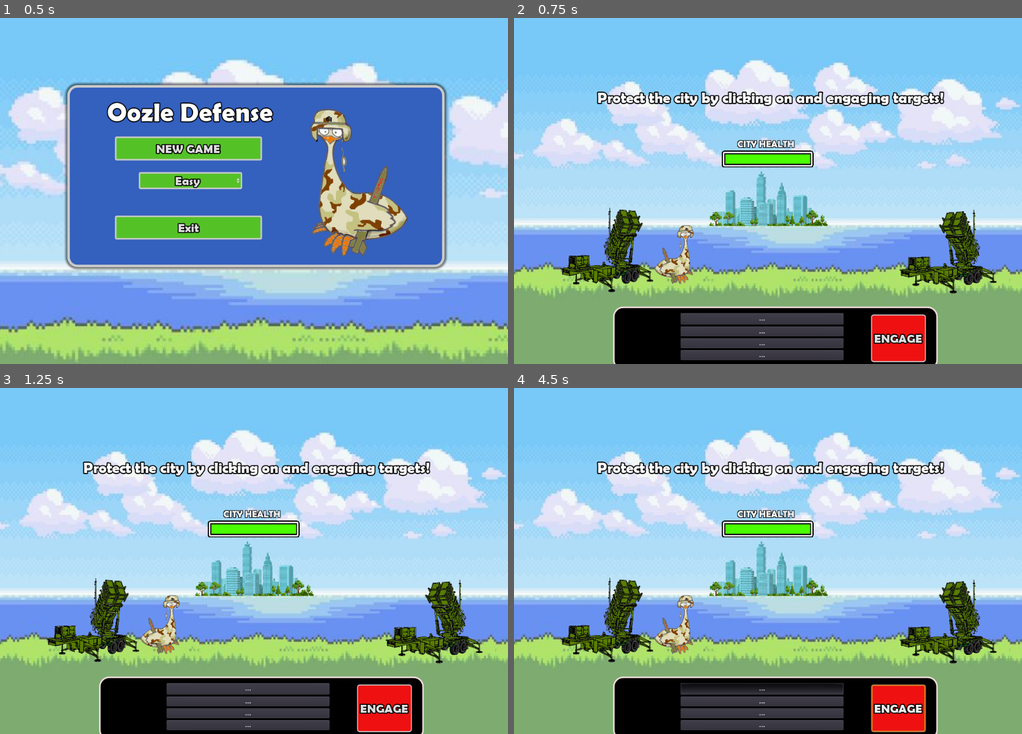
Above: before the commit, frames 1-4 (two rows, left to right).
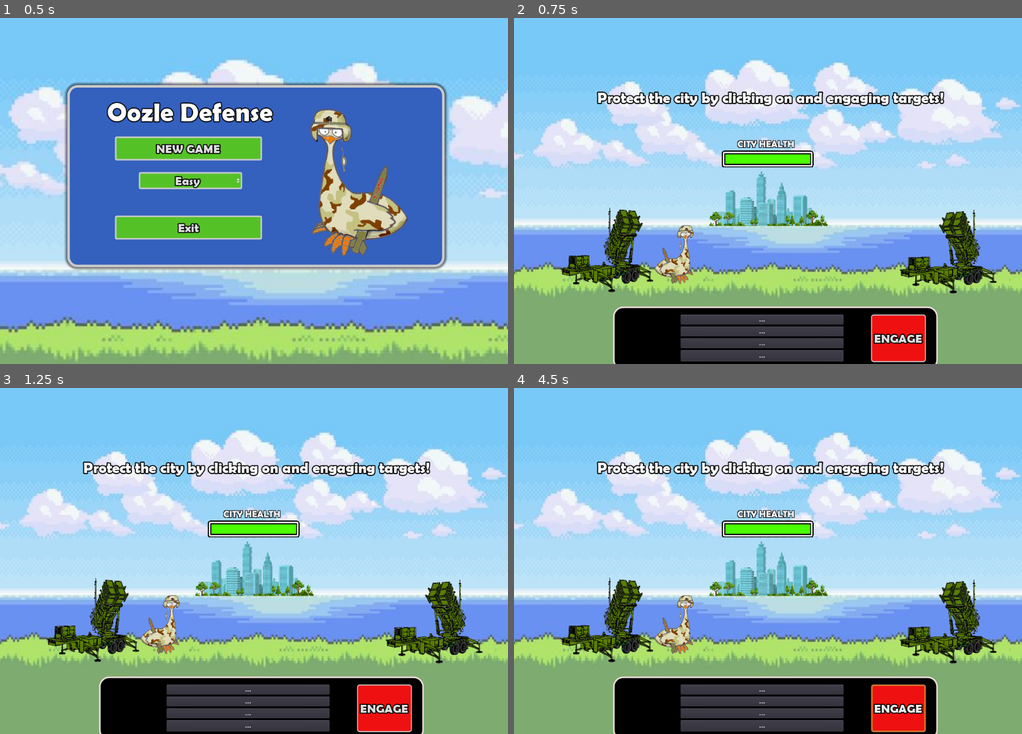
Above: after the commit, the same moments.

Repository: bktiel/oozlefinch
Game: Godot game, scene res://MainMenu.tscn
Two runs of this game, one before a commit and one after it. Both use one fixed random seed, a clock stepped at 60 frames per second and the inputs below.
Inputs:
- Up to frame 1 (0.5 s): no input
- Up to frame 2 (0.75 s): click "NEW GAME" at 0.5 s
- Up to frame 3 (1.25 s): no input
- Up to frame 4 (4.5 s): click "..." at 1.25 s; click "..." at 2 s; click "..." at 2.75 s; click "..." at 3.5 s; click "ENGAGE" at 4.25 s

Frame 1 is identical in both runs. In frame 2, 0.3% of the frame differs, in the area x 32-65%, y 85-100%; in frame 3, 0.3%; in frame 4, 0.7%.

Commit message:
final tweaks before initial release

Diff:
--- a/AnswerPanel.gd
+++ b/AnswerPanel.gd
@@ -10,6 +10,15 @@
 func _ready():
 	pass
 
+func _process(delta):
+	if Input.is_action_pressed("option1"):
+		_on_lblAnswer1_pressed()
+	elif Input.is_action_pressed("option2"):
+		_on_lblAnswer2_pressed()
+	elif Input.is_action_pressed("option3"):
+		_on_lblAnswer3_pressed()
+	elif Input.is_action_pressed("option4"):
+		_on_lblAnswer4_pressed()
 
 
 func set_question_answers(array,row_index):
@@ -27,14 +36,14 @@
 	# others
 	for i in range(4):
 		if i==correct:
-			labels[i].text=array[row_index][1]
+			labels[i].text="%d) %s " % [i+1,array[row_index][1]]
 			continue
 		var falseAnswer=floor(randi()%array.size())
 		while(used_answers.has(falseAnswer)):
 			randomize()
 			falseAnswer=floor(randi()%array.size())
 		used_answers.push_back(falseAnswer)
-		labels[i].text=array[falseAnswer][1]
+		labels[i].text="%d) %s " % [i+1,array[falseAnswer][1]]
 
 func reset_buttons():
 	for i in range(4):
--- a/MainMenu.gd
+++ b/MainMenu.gd
@@ -15,3 +15,7 @@
 	get_node("/root/Global").difficulty=$Panel/optDifficulty.selected
 	get_node("/root/Global").difficultyString=$Panel/optDifficulty.text
 	get_tree().change_scene("res://main.tscn")
+
+
+func _on_btnQuit_pressed():
+	get_tree().quit()
--- a/MainMenu.tscn
+++ b/MainMenu.tscn
@@ -78,3 +78,4 @@
 text = "Oozle Defense"
 
 [connection signal="pressed" from="Panel/btnNewGame" to="." method="_on_btnNewGame_pressed"]
+[connection signal="pressed" from="Panel/btnQuit" to="." method="_on_btnQuit_pressed"]
--- a/Missile.gd
+++ b/Missile.gd
@@ -45,7 +45,7 @@
 	dead=true
 	$labelHolder.hide()
 	# if homing, remove
-	if(pursuer):
+	if(is_instance_valid(pursuer)):
 		pursuer.queue_free()
 	$AnimatedSprite.scale= Vector2(0.8,0.8)
 	self.set_deferred("mode","MODE_CHARACTER")
--- a/PatriotMissile.gd
+++ b/PatriotMissile.gd
@@ -27,6 +27,10 @@
 		return
 	else:
 		look_at(target.position)
+	# shrink over time
+	scale.x=clamp(scale.x-0.01,0.5,1)
+	scale.y=clamp(scale.y-0.01,0.5,1)
+
 	velocity=Vector2(300,0).rotated(rotation)
 	position += velocity * delta
 
--- a/main.gd
+++ b/main.gd
@@ -28,6 +28,7 @@
 	new_game()
 
 func new_game():
+	randomize()
 	$filter.hide()
 	$panGameOver.hide()
 	$MissileTimer.wait_time-=difficulty
@@ -41,6 +42,10 @@
 	$CityHealth.value=5
 	$Player.start($playerStart.position)
 
+	#var altChance=ceil(randi()%3)
+	#if altChance<=1:
+	#	var stream=load("res://music/%s.ogg"%"funky")
+	#	$AudioStreamPlayer.set_stream(stream)
 	$AudioStreamPlayer.play(0)
 	print("starting timer")
 	questions=load_questions()
@@ -127,6 +132,7 @@
 	#	$AnswerPanel.set_question_answers(questions,pendingQuestions.front()[0])
 
 func game_over():
+	$AudioStreamPlayer.stop()
 	$MissileTimer.stop()
 	# this is a dumb way to do it but w/e
 	for eny in incoming:
@@ -143,7 +149,7 @@
 
 func _on_MissileTimer_timeout():
 	cycles+=1
-	$MissileTimer.wait_time=clamp($MissileTimer.wait_time-(cycles/50),2,100)
+	$MissileTimer.wait_time=clamp($MissileTimer.wait_time-(cycles/40),2,100)
 	get_question()
 
 func load_questions():
@@ -161,7 +167,7 @@
 
 
 func engage():
-	var side=randf()*4
+	var side=randf()*5
 	if side<=1:
 		$Player.firing=true
 	else:
@@ -185,8 +191,15 @@
 
 # city damaged, update HP
 func _on_City1_city_damaged():
+	# show filter
+	$damagefilter.show()
+	position.y-=10
 	play_sound($City1.position,"explode")
 	$CityHealth.value-=1
+	yield(get_tree().create_timer(0.15), "timeout")
+	position.y+=10
+	$damagefilter.hide()
+
 	if $City1.health<1:
 		$CityHealth.hide()
 		$filter.show()
--- a/main.tscn
+++ b/main.tscn
@@ -17,6 +17,7 @@
 [ext_resource path="res://default_theme.tres" type="Theme" id=15]
 [ext_resource path="res://fonts/BerlinDemi.tres" type="DynamicFont" id=16]
 [ext_resource path="res://fonts/Berlin Sans FB Demi Bold.ttf" type="DynamicFontData" id=17]
+[ext_resource path="res://art/redpixel.png" type="Texture" id=18]
 [ext_resource path="res://main.gd" type="Script" id=31]
 
 [sub_resource type="RectangleShape2D" id=1]
@@ -169,21 +170,21 @@
 [node name="lblAnswer1" type="Button" parent="AnswerPanel"]
 material = SubResource( 3 )
 margin_left = 136.0
+margin_top = 16.0
+margin_right = 464.0
+margin_bottom = 36.0
+toggle_mode = true
+text = "..."
+
+[node name="lblAnswer2" type="Button" parent="AnswerPanel"]
+material = SubResource( 3 )
+margin_left = 136.0
 margin_top = 40.0
 margin_right = 464.0
 margin_bottom = 60.0
 toggle_mode = true
 text = "..."
 
-[node name="lblAnswer2" type="Button" parent="AnswerPanel"]
-material = SubResource( 3 )
-margin_left = 136.0
-margin_top = 88.0
-margin_right = 464.0
-margin_bottom = 108.0
-toggle_mode = true
-text = "..."
-
 [node name="lblAnswer3" type="Button" parent="AnswerPanel"]
 material = SubResource( 3 )
 margin_left = 136.0
@@ -196,9 +197,9 @@
 [node name="lblAnswer4" type="Button" parent="AnswerPanel"]
 material = SubResource( 3 )
 margin_left = 136.0
-margin_top = 13.0
+margin_top = 88.0
 margin_right = 464.0
-margin_bottom = 36.0
+margin_bottom = 111.0
 toggle_mode = true
 text = "..."
 
@@ -225,6 +226,7 @@
 script = ExtResource( 14 )
 
 [node name="txtReticle" type="TextureRect" parent="reticle"]
+visible = false
 margin_left = 1112.0
 margin_top = 216.0
 margin_right = 1176.0
@@ -239,6 +241,16 @@
 margin_bottom = 737.0
 mouse_filter = 2
 texture = ExtResource( 9 )
+expand = true
+
+[node name="damagefilter" type="TextureRect" parent="."]
+visible = false
+margin_left = -14.0
+margin_top = -14.0
+margin_right = 1059.0
+margin_bottom = 737.0
+mouse_filter = 2
+texture = ExtResource( 18 )
 expand = true
 
 [node name="AudioStreamPlayer" type="AudioStreamPlayer" parent="."]
--- a/project.godot
+++ b/project.godot
@@ -29,6 +29,33 @@
 
 common/drop_mouse_on_gui_input_disabled=true
 
+[input]
+
+option1={
+"deadzone": 0.5,
+"events": [ Object(InputEventKey,"resource_local_to_scene":false,"resource_name":"","device":0,"alt":false,"shift":false,"control":false,"meta":false,"command":false,"pressed":false,"scancode":49,"physical_scancode":0,"unicode":0,"echo":false,"script":null)
+, Object(InputEventKey,"resource_local_to_scene":false,"resource_name":"","device":0,"alt":false,"shift":false,"control":false,"meta":false,"command":false,"pressed":false,"scancode":16777351,"physical_scancode":0,"unicode":0,"echo":false,"script":null)
+ ]
+}
+option2={
+"deadzone": 0.5,
+"events": [ Object(InputEventKey,"resource_local_to_scene":false,"resource_name":"","device":0,"alt":false,"shift":false,"control":false,"meta":false,"command":false,"pressed":false,"scancode":50,"physical_scancode":0,"unicode":0,"echo":false,"script":null)
+, Object(InputEventKey,"resource_local_to_scene":false,"resource_name":"","device":0,"alt":false,"shift":false,"control":false,"meta":false,"command":false,"pressed":false,"scancode":16777352,"physical_scancode":0,"unicode":0,"echo":false,"script":null)
+ ]
+}
+option3={
+"deadzone": 0.5,
+"events": [ Object(InputEventKey,"resource_local_to_scene":false,"resource_name":"","device":0,"alt":false,"shift":false,"control":false,"meta":false,"command":false,"pressed":false,"scancode":51,"physical_scancode":0,"unicode":0,"echo":false,"script":null)
+, Object(InputEventKey,"resource_local_to_scene":false,"resource_name":"","device":0,"alt":false,"shift":false,"control":false,"meta":false,"command":false,"pressed":false,"scancode":16777353,"physical_scancode":0,"unicode":0,"echo":false,"script":null)
+ ]
+}
+option4={
+"deadzone": 0.5,
+"events": [ Object(InputEventKey,"resource_local_to_scene":false,"resource_name":"","device":0,"alt":false,"shift":false,"control":false,"meta":false,"command":false,"pressed":false,"scancode":52,"physical_scancode":0,"unicode":0,"echo":false,"script":null)
+, Object(InputEventKey,"resource_local_to_scene":false,"resource_name":"","device":0,"alt":false,"shift":false,"control":false,"meta":false,"command":false,"pressed":false,"scancode":16777354,"physical_scancode":0,"unicode":0,"echo":false,"script":null)
+ ]
+}
+
 [physics]
 
 common/enable_pause_aware_picking=true
Binary file added: art/redpixel.png
Not shown, added: art/redpixel.png.import
Not shown, changed: export_presets.cfg
Not shown: 1 places in main.tscn that only renumber resources
Not shown, removed: README.md
